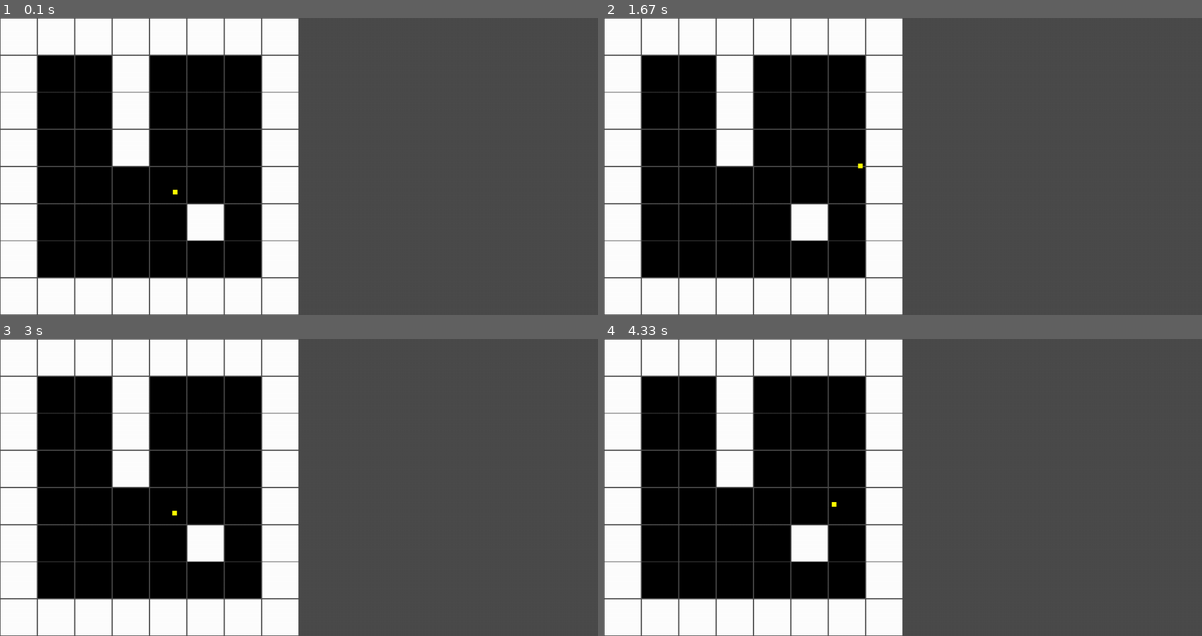
Above: before the commit, frames 1-4 (two rows, left to right).
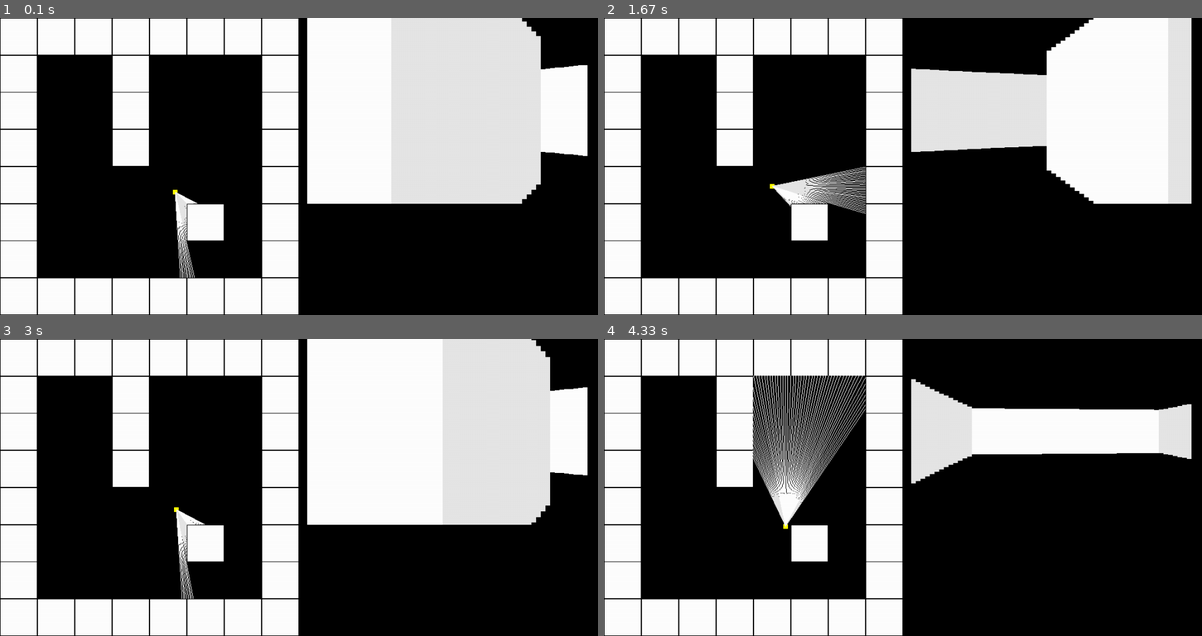
Above: after the commit, the same moments.

Repository: ChristianD37/Pygame-Raycaster
Game: pygame game, started from game.py
The game is run twice, just before and just after one commit, with the same random seed, the same clock (stepped at 60 frames per second) and the same inputs.
Inputs:
- Up to frame 1 (0.1 s): no input
- Up to frame 2 (1.67 s): hold D 0.33-0.8 s; hold W 0.83-1.13 s; hold D 1.17-1.63 s
- Up to frame 3 (3 s): hold A 1.67-2.2 s; hold S 2.23-2.53 s; hold A 2.57-2.97 s
- Up to frame 4 (4.33 s): hold W 3-3.37 s; hold D 3.4-4.03 s; hold S from 4.07 s (still down)

The runs differ from the first frame. In frame 1, 54% of the frame differs, in the area x 0-100%, y 0-100%; in frame 2, 55%; in frame 3, 54%; in frame 4, 58%.

Commit message:
Working Raycaster with Collisions

Diff:
--- a/game.py
+++ b/game.py
@@ -10,6 +10,7 @@
         pygame.init()
         self.TITLE = "Platformer"
         self.DISPLAY_W, self.DISPLAY_H = 1024, 510
+        self.DISPLAY3D_W, self.DISPLAY3D_H = 320, 160
         self.display_open_gl(self.DISPLAY_W,self.DISPLAY_H)
         self.running, self.playing = True, True
         self.dir = os.path.dirname(os.path.abspath("game.py"))
@@ -58,12 +59,9 @@
 
     def render(self):
         glClear(GL_COLOR_BUFFER_BIT|GL_DEPTH_BUFFER_BIT)
-        # self.display.fill((80,80,80))
-        # self.map.draw()
-        # self.player.draw()
-        # self.draw_screen()
         self.map.draw()
         self.player.draw()
+        self.player.drawRays()
         pygame.display.flip()
 
     def get_dt(self):
@@ -77,8 +75,10 @@
 
     def display_open_gl(self,w,h):
         pygame.display.set_mode((w,h), pygame.OPENGL|pygame.DOUBLEBUF)
-        glClearColor(.3,.3,.3,0)
+        glClearColor(0,0,0,0)
         gluOrtho2D(0,1024,512,0)
+
+
 
 if __name__ == "__main__":
     g = Game()
--- a/levels/map.py
+++ b/levels/map.py
@@ -17,7 +17,7 @@
             for tile in layer:
                 x_off, y_off = x * self.grid_size, y * self.grid_size
                 # Empty space, do nothing
-                if tile == '1': glColor3f(1,1,1)
+                if tile == 1: glColor3f(1,1,1)
                 else: glColor3f(0,0,0)
                 glBegin(GL_QUADS)
                 glVertex2i(x_off + 1,y_off + 1)
@@ -35,3 +35,7 @@
             self.map_grid = []
             for row in data:
                 self.map_grid.append(list(row))
+            # Covert the indices from strings to ints
+            for row in self.map_grid:
+                for index in range(len(row)):
+                    row[index] = int(row[index])
--- a/player.py
+++ b/player.py
@@ -1,7 +1,8 @@
-import pygame
+import pygame, math
 
 from OpenGL.GL import *
 from OpenGL.GLU import *
+
 
 class Player():
     def __init__(self, game):
@@ -9,16 +10,163 @@
         self.position = pygame.Vector2(300,300)
         self.rect = pygame.Rect(300,300,8,8)
         self.speed = 150
+        self.player_angle = 1
+        self.position_delta = pygame.Vector2(math.cos(self.player_angle) * 5,math.sin(self.player_angle)*5)
+        self.ONE_DEGREE = .0174533
+        self.final_distance = 1
 
     def update(self):
-        if self.game.actions["left"]: self.position.x -= self.speed * self.game.dt
-        if self.game.actions["right"]: self.position.x += self.speed * self.game.dt
-        if self.game.actions["up"]: self.position.y -= self.speed * self.game.dt
-        if self.game.actions["down"]: self.position.y += self.speed * self.game.dt
+        # Handles moving the player's coordinates in the 2D space
+        if self.game.actions["left"]:
+            self.player_angle -= 6 * self.game.dt
+            if self.player_angle < 0: self.player_angle += 2 * math.pi
+            self.rotate_player()
+        if self.game.actions["right"]:
+            self.player_angle += 6 * self.game.dt
+            if self.player_angle > 2 * math.pi: self.player_angle -= 2 * math.pi
+            self.rotate_player()
+        if self.game.actions["up"]: self.move_player(1)
+        if self.game.actions["down"]: self.move_player(-1)
 
+    def is_colliding(self, x, y):
+        rel_x = int(x) >> 6
+        rel_y = int(y) >> 6
+        return self.game.map.map_grid[rel_y][rel_x]
+
+    def rotate_player(self):
+        self.position_delta.x = math.cos(self.player_angle) * 5
+        self.position_delta.y = math.sin(self.player_angle) * 5
+
+    def move_player(self, direction):
+        # Calculate new position
+        newx = self.position.x +self.position_delta.x *   self.game.dt * direction * 10
+        newy = self.position.y + self.position_delta.y *   self.game.dt * direction * 10
+        # Check if new position is a wall. If it is, don't move
+        if not self.is_colliding(newx,newy):
+            self.position.x = newx
+            self.position.y = newy
+
+    # Draws the player in the 2D space
     def draw(self):
+        int_x, int_y = int(self.position.x), int(self.position.y)
         glColor3f(1,1,0)
         glPointSize(8)
         glBegin(GL_POINTS)
-        glVertex2i(int(self.position.x), int(self.position.y))
+        glVertex2i(int_x, int_y)
         glEnd()
+
+        glLineWidth(3)
+        glBegin(GL_LINES)
+        glVertex2i(int_x, int_y)
+        glVertex2i(int_x + int(self.position_delta.x) * 5, int_y + int(self.position_delta.y) * 5)
+        glEnd()
+
+    # Draws the rays in the 2D space and walls in 3D space
+    def drawRays(self):
+        int_x, int_y = int(self.position.x), int(self.position.y)
+        self.ray_angle = self.radian_bound(self.player_angle - 30 * self.ONE_DEGREE)
+        for i in range(0,60):
+            # Draw 2D rays
+            self.Check_Horizontal_Lines()
+            self.Check_Vertical_Lines()
+            # Check for which ray is shorter
+            ray_x, ray_y, self.final_distance = self.hray_x, self.hray_y, self.Hdist
+            glColor3f(1,1,1)
+            if self.Vdist < self.Hdist:
+                ray_x, ray_y = self.vray_x, self.vray_y
+                self.final_distance = self.Vdist
+                glColor3f(.9,.9,.9)
+            glLineWidth(1)
+            glBegin(GL_LINES)
+            glVertex2i(int_x,int_y)
+            glVertex2i(int(ray_x),int(ray_y))
+            glEnd()
+            # Draw 3D Walls
+            # Draw the 3D walls
+            cos_angle = self.radian_bound(self.player_angle - self.ray_angle) # Fix Fish eye effect
+            self.final_distance *= math.cos(cos_angle)
+            line_height = min((self.game.map.grid_size*self.game.DISPLAY3D_W)/self.final_distance,self.game.DISPLAY3D_W)
+            offset3d = int(self.game.DISPLAY3D_H - line_height/2)
+            glLineWidth(8)
+            glBegin(GL_LINES)
+            glVertex2i(i*8 + 530,offset3d)
+            glVertex2i(i*8 + 530,int(line_height) + offset3d)
+            glEnd()
+            # Increment angle by one degree
+            self.ray_angle = self.radian_bound( self.ray_angle + self.ONE_DEGREE)
+
+
+    def Check_Horizontal_Lines(self):
+        self.Hdist, self.hray_x, self.hray_y = 10000,0,0
+        int_x, int_y = int(self.position.x), int(self.position.y)
+        ray_x,ray_y,dof,y_off,x_off = 0,0,0,0,0
+        aTan = -1 / math.tan(self.ray_angle)
+        if self.ray_angle > math.pi: # Check for Grid Lines looking Up
+            ray_y = ((int_y >>6)<<6) - .0001
+            ray_x = (self.position.y - ray_y) * aTan + self.position.x
+            y_off = -64
+            x_off = -y_off * aTan
+        elif self.ray_angle < math.pi: # Check for grid lines looking down
+            ray_y = ((int_y >>6)<<6) + 64
+            ray_x = (self.position.y - ray_y) * aTan + self.position.x
+            y_off = 64
+            x_off = -y_off * aTan
+        else:
+            ray_x, ray_y = self.player.x, self.player.y
+            dof = 8
+
+        while dof < 8:
+            map_x = int(ray_x) >> 6
+            map_y = int(ray_y) >> 6
+            map_x = max(min(map_x,7),0)
+            map_y = max(min(map_y,7),0)
+            if self.game.map.map_grid[map_y][map_x] == 1: # Wall has been hit, return ray info
+                self.hray_x, self.hray_y = ray_x, ray_y
+                self.Hdist = math.hypot(self.position.x - self.hray_x, self.position.y - self.hray_y)
+                dof = 8
+            else: # Continue up or down the grid by using the offset
+                ray_x += x_off
+                ray_y += y_off
+                dof += 1
+
+
+    def Check_Vertical_Lines(self):
+        self.Vdist, self.vray_x, self.vray_y = 10000,0,0
+        HALF_PI = math.pi/2
+        THREE_PI_DIV2 = 3*math.pi/2
+        int_x, int_y = int(self.position.x), int(self.position.y)
+        ray_x,ray_y,dof,y_off,x_off = 0,0,0,0,0
+        nTan = -1*math.tan(self.ray_angle)
+        if self.ray_angle > HALF_PI and self.ray_angle < THREE_PI_DIV2: # Check for grid lines facing left
+            ray_x = ((int_x >>6)<<6) - .0001
+            ray_y = (self.position.x - ray_x) * nTan + self.position.y
+            x_off = -64
+            y_off = -x_off * nTan
+        elif self.ray_angle < HALF_PI or self.ray_angle > THREE_PI_DIV2:# Check for grid lines facing right
+            ray_x = ((int_x >>6)<<6) + 64
+            ray_y = (self.position.x - ray_x) * nTan + self.position.y
+            x_off = 64
+            y_off = -x_off * nTan
+        else:
+            ray_x, ray_y = self.player.x, self.player.y
+            dof = 8
+
+        while dof < 8:
+            map_x = int(ray_x) >> 6
+            map_y = int(ray_y) >> 6
+            map_x = max(min(map_x,7),0)
+            map_y = max(min(map_y,7),0)
+            if self.game.map.map_grid[map_y][map_x] == 1:
+                self.vray_x, self.vray_y = ray_x, ray_y
+                self.Vdist = math.hypot(self.position.x - self.vray_x, self.position.y - self.vray_y)
+                dof = 8
+            else:
+                ray_x += x_off
+                ray_y += y_off
+                dof += 1
+
+    # Helper function to keep radian values in between 0 and 2pi
+    def radian_bound(self, value):
+        if value > 2 * math.pi: value -= 2 * math.pi
+        if value < 0: value += 2 * math.pi
+        return value
